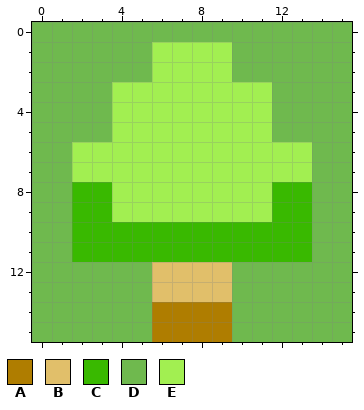
Pixel-art sprite, stored at bin/assets/tree2.png. The first picture shows the starting point.
The file is 16x16 pixels.
Palette (. is transparent): A #af7d00  B #e1bf6a  C #39b900  D #6fb94e  E #a2ef51
Once edited:
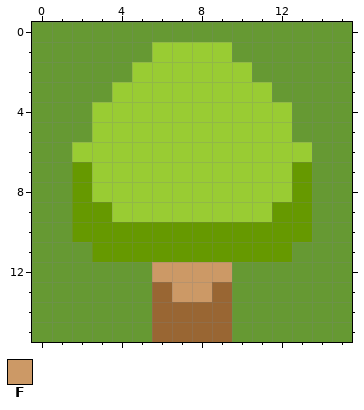
Colours new in this view: F #cc9966
Edits made:
{"colour":"A","old":"#af7d00","new":"#996633"}
{"colour":"C","old":"#39b900","new":"#669900"}
{"colour":"D","old":"#6fb94e","new":"#669933"}
{"colour":"E","old":"#a2ef51","new":"#99cc33"}
{"y":2,"x":5,"old":"D","new":"E"}
{"y":2,"x":10,"old":"D","new":"E"}
{"y":4,"x":3,"old":"D","new":"E"}
{"y":4,"x":12,"old":"D","new":"E"}
{"y":5,"x":3,"old":"D","new":"E"}
{"y":5,"x":12,"old":"D","new":"E"}
{"y":7,"x":2,"old":"E","new":"C"}
{"y":7,"x":13,"old":"E","new":"C"}
{"y":8,"x":3,"old":"C","new":"E"}
{"y":8,"x":12,"old":"C","new":"E"}
{"y":11,"x":2,"old":"C","new":"D"}
{"y":11,"x":13,"old":"C","new":"D"}
{"y":12,"x":6,"old":"BBBB","new":"FFFF"}
{"y":13,"x":6,"old":"BBBB","new":"AFFA"}
